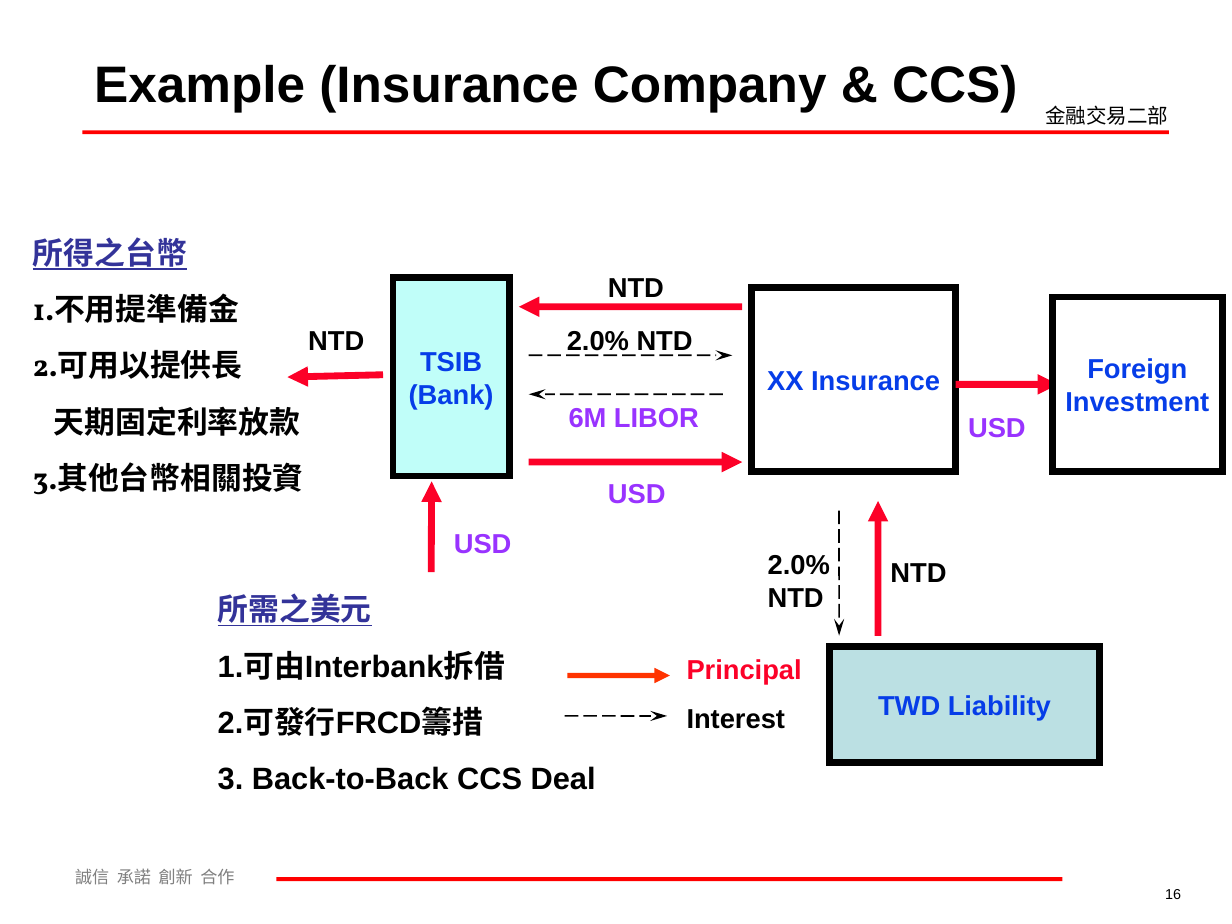
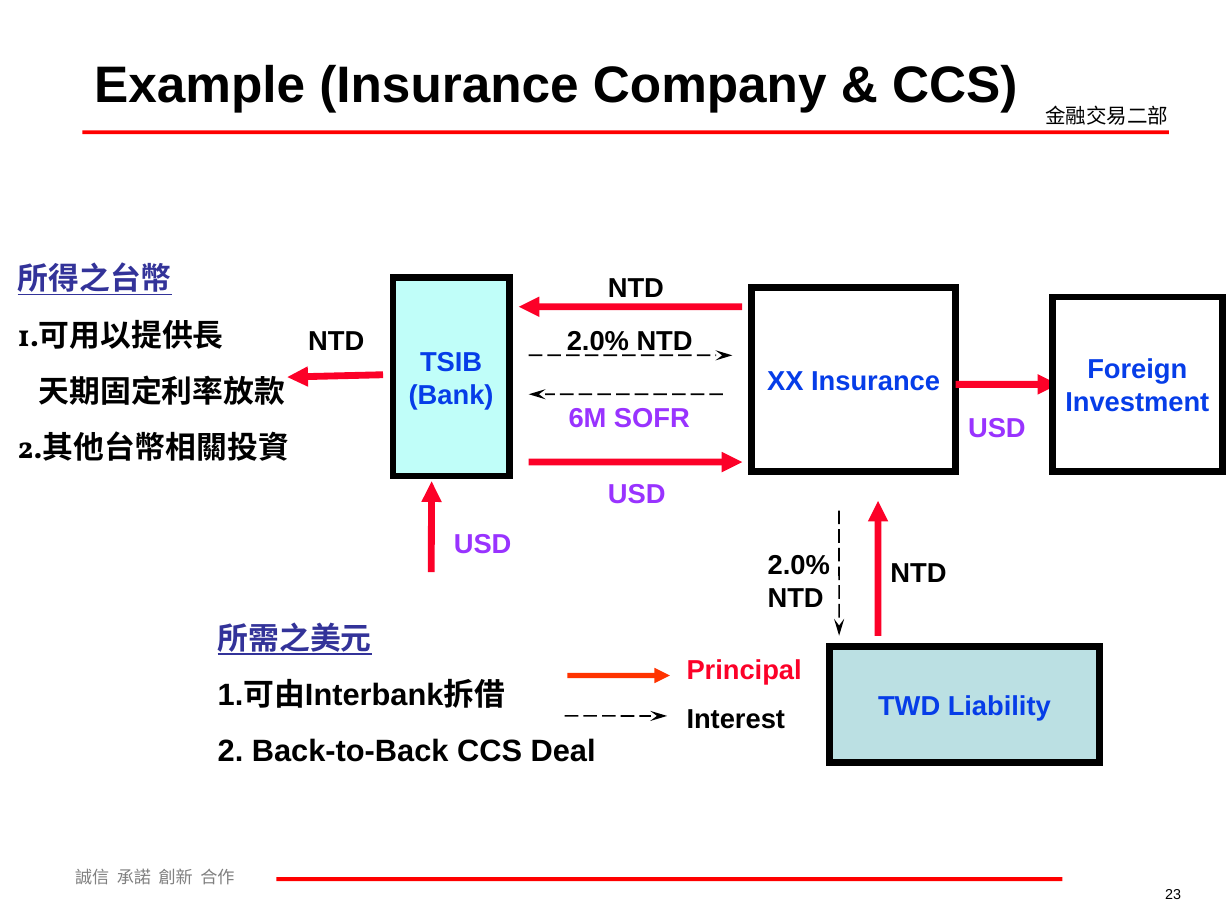
Before and after one commit to mark838308/Mark-Wang, a slide deck: slide 23 of 利率及衍生性商品介紹60分鐘課程.ppt (slide 16 before the commit). Drawn at 1232x924 pixels with LibreOffice and Linux fonts; fonts in the diff are those of the drawing; background and template pictures are left out. Boxes give left, top, right and bottom in pixels: in the first picture for what was removed or moved away, otherwise in the second. Text is boxed around its words. In the diff, an @@ line names an element or a change of style, - is before the commit and + after.

```diff
--- a/利率及衍生性商品介紹60分鐘課程.ppt
+++ b/利率及衍生性商品介紹60分鐘課程.ppt
@@ text "所得之台幣": place and size @@
-text "所得之台幣" at <box>33,237,304,495</box>
+text "所得之台幣" at <box>18,262,289,461</box>
@@ text at <box>18,320,224,349</box>: text changed @@
-1.不用提準備金
-2.可用以提供長
+1.可用以提供長
@@ text at <box>569,408,690,428</box>: text changed @@
-6M LIBOR
+6M SOFR
@@ text at <box>18,431,289,461</box>: text changed @@
-3.其他台幣相關投資
+2.其他台幣相關投資
@@ text at <box>218,738,596,762</box>: text changed @@
-2.可發行FRCD籌措
-3. Back-to-Back CCS Deal
+2. Back-to-Back CCS Deal
@@ page number at <box>1165,889,1181,899</box>: text changed @@
-16
+23
```
Also in this commit, not shown: 5 other slides changed, 7 slides added.
